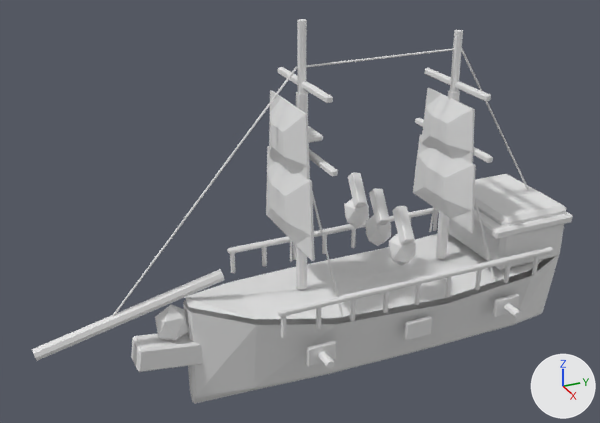
Renders of the Blender file ArtSource/Models/Blender/EnemyShipsV04/enemy_fire_raider_v04.blend from each side of a commit.
Before and after are seen from a 50 mm camera at (4.78, -2.81, 3.43) aimed at (-0.06, -0.63, 1.01). Lighting does not change. The marker at lower right points along +X, +Y and +Z. The older version comes first.

Before the edit, the objects in view are built like this:
```python
ob_bowsprit_main = bpy.data.objects.new('Bowsprit_Main', me_円柱_018)
ob_bowsprit_main.location = (0.0, -1.883, 0.526)
ob_bowsprit_main.rotation_euler = (1.344, 0.0, 3.142)  # degrees (77, 0, 180)
ob_bowsprit_main.scale = (0.94, 1.06, 0.94)
ob_enemy_corsair_deck = bpy.data.objects.new('Enemy_Corsair_Deck', me_enemy_corsair_hull_deckmesh)
ob_enemy_corsair_deck.location = (0.0, 0.0, 0.0)
ob_enemy_corsair_deck.rotation_euler = (0.0, 0.0, 3.142)  # degrees (0, 0, 180)
ob_enemy_corsair_deck.scale = (0.94, 1.06, 0.94)
ob_enemy_corsair_hull = bpy.data.objects.new('Enemy_Corsair_Hull', me_enemy_corsair_hull_mesh)
ob_enemy_corsair_hull.location = (0.0, 0.0, 0.0)
ob_enemy_corsair_hull.rotation_euler = (0.0, 0.0, 3.142)  # degrees (0, 0, 180)
ob_enemy_corsair_hull.scale = (0.94, 1.06, 0.94)
ob_fireraider_fire_pot_1 = bpy.data.objects.new('FireRaider_Fire_Pot_1', me_ico球_001)
ob_fireraider_fire_pot_1.location = (0.34, -0.03, 0.78)
ob_fireraider_fire_pot_1.rotation_euler = (0.0, 0.0, 3.142)  # degrees (0, 0, 180)
ob_fireraider_fire_pot_2 = bpy.data.objects.new('FireRaider_Fire_Pot_2', me_ico球_002)
ob_fireraider_fire_pot_2.location = (0.0, -0.03, 0.78)
ob_fireraider_fire_pot_2.rotation_euler = (0.0, 0.0, 3.142)  # degrees (0, 0, 180)
ob_fireraider_fire_pot_3 = bpy.data.objects.new('FireRaider_Fire_Pot_3', me_ico球_003)
ob_fireraider_fire_pot_3.location = (-0.34, -0.03, 0.78)
ob_fireraider_fire_pot_3.rotation_euler = (0.0, 0.0, 3.142)  # degrees (0, 0, 180)
ob_fireraider_flame_1 = bpy.data.objects.new('FireRaider_Flame_1', me_立方体_021)
ob_fireraider_flame_1.location = (0.34, -0.03, 0.96)
ob_fireraider_flame_1.rotation_euler = (0.314, 0.785, -2.897)  # degrees (18, 45, -166)
ob_fireraider_flame_2 = bpy.data.objects.new('FireRaider_Flame_2', me_立方体_022)
ob_fireraider_flame_2.location = (0.0, -0.03, 0.96)
ob_fireraider_flame_2.rotation_euler = (0.314, 0.785, -2.897)  # degrees (18, 45, -166)
ob_fireraider_flame_3 = bpy.data.objects.new('FireRaider_Flame_3', me_立方体_023)
ob_fireraider_flame_3.location = (-0.34, -0.03, 0.96)
ob_fireraider_flame_3.rotation_euler = (0.314, 0.785, -2.897)  # degrees (18, 45, -166)
# also in view: 'Port_Gunport_2' at (0.5, 0.04, 0.2); 'Sail_2_1' at (0.0, 0.48, 1.07); 'Mast_1_Lower' at (0.0, -0.65, 1.16); 'Stern_Quarterdeck' at (0.0, 1.06, 0.76); 'Prow_Figurehead' at (0.0, -1.61, 0.38)
```
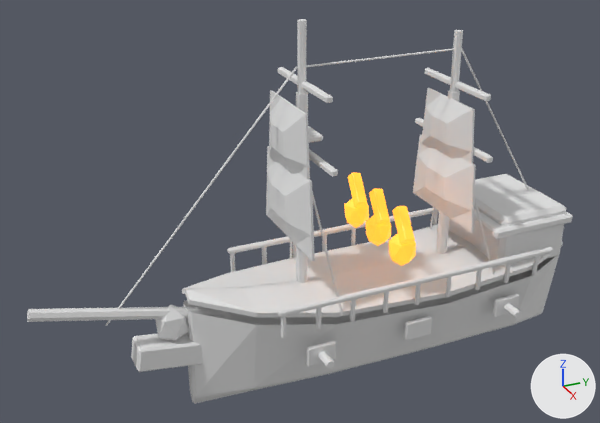
Pixel boxes (x1, y1, x2, y2) of what changed, in the pictures (600 x 423 px):
'Enemy_Corsair_Deck', reshaped (8% taller): before (184, 233, 544, 319); after (182, 224, 563, 317)
'Bowsprit_Main', turned: before (32, 269, 224, 361); after (27, 307, 226, 322)
'FireRaider_Fire_Pot_1', recoloured, surface changed: (389, 234, 416, 266) in both
'FireRaider_Flame_1', recoloured, surface changed: (393, 206, 415, 244) in both
'FireRaider_Fire_Pot_2', recoloured, surface changed: (365, 215, 391, 246) in both
'FireRaider_Flame_2', recoloured, surface changed: (369, 188, 390, 225) in both
'FireRaider_Fire_Pot_3', recoloured, surface changed: (344, 199, 369, 228) in both
'FireRaider_Flame_3', recoloured, surface changed: (348, 172, 367, 207) in both

What the commit changed:
Material 'GlassGlow_v03' (mat_glassglow_v03) changes colour from white #e7e7e7 to orange #ffa02c; in linear values from (0.8, 0.8, 0.8) to (1.0, 0.35, 0.025).
In material 'GlassGlow_v03' (mat_glassglow_v03), emission_color is now set to (1.0, 0.35, 0.025), orange #ffa02c.
In material 'GlassGlow_v03' (mat_glassglow_v03), emission_strength is now set to 1.4.
me_enemy_corsair_hull_deckmesh is used by ob_enemy_corsair_deck; location (0.0, 0.0, 0.0); rotation (0.0, 0.0, 3.142), in degrees (0, 0, 180); scale (0.94, 1.06, 0.94).
me_enemy_corsair_hull_deckmesh had 18 vertices, 10 faces and spanned x -0.47..0.47, y -1.35..1.43, z 0.38..0.59.
me_enemy_corsair_hull_deckmesh now has 36 vertices, 34 faces and spans x -0.5..0.5, y -1.35..1.43, z 0.4..0.67.
me_enemy_corsair_hull_deckmesh part 1: the whole mesh is rebuilt.
Object 'Bowsprit_Main' (ob_bowsprit_main) turns from (77, 0, 180) to (-77, 0, 180) degrees about x, y and z.
